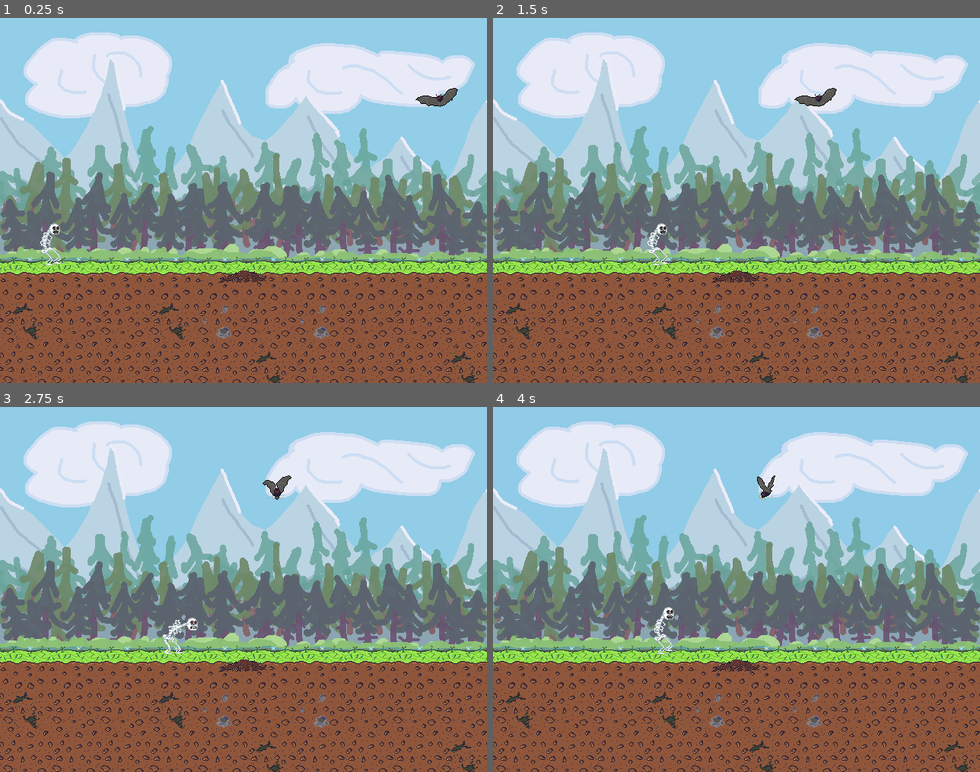
Above: before the commit, frames 1-4 (two rows, left to right).
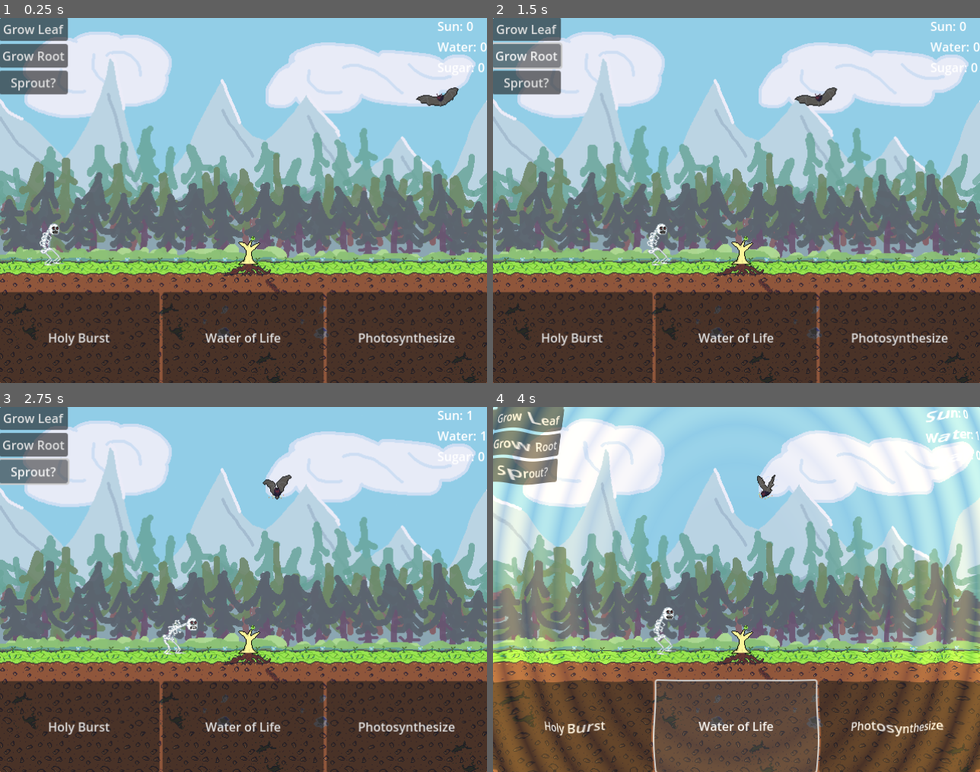
Above: after the commit, the same moments.

Repository: Naneekr/Global-Game-Jam-Vancouver-2023
Game: Godot game, scene res://Scenes/World.tscn
Two runs of this game, one before a commit and one after it. Both use one fixed random seed, a clock stepped at 60 frames per second and the inputs below. The project has no main scene, so this scene is started directly.
Inputs (mouse positions are in pixels of both pictures, inside the frame that each line leads up to):
- Up to frame 1 (0.25 s): no input
- Up to frame 2 (1.5 s): click (527, 28) at 0.5 s, where only the run after the commit has a clickable "Grow Leaf"; click (527, 58) at 1.25 s, where only the run after the commit has a clickable "Grow Root"
- Up to frame 3 (2.75 s): click (34, 472) at 2 s, where only the run after the commit has a clickable "Sprout?"
- Up to frame 4 (4 s): click (570, 728) at 2.75 s, where only the run after the commit has a clickable "Holy Burst"; click (736, 728) at 3.5 s, where only the run after the commit has a clickable "Water of Life"

The runs differ from the first frame. In frame 1, 31% of the frame differs, in the area x 0-100%, y 0-100%; in frame 2, 31%; in frame 3, 31%; in frame 4, 43%.

Commit message:
Fixed ui/tree layout. Instantiated player controller in world

Diff:
--- a/GGJV23_Roots/Scenes/PlayerController.tscn
+++ b/GGJV23_Roots/Scenes/PlayerController.tscn
@@ -19,6 +19,7 @@
 script = ExtResource("1_i36np")
 
 [node name="Tree" type="Node2D" parent="."]
+position = Vector2(-213, -102)
 
 [node name="Size_1" type="Node2D" parent="Tree"]
 position = Vector2(540, 410)
@@ -236,10 +237,13 @@
 text = "Photosynthesize"
 
 [node name="Panel" parent="MainControl" instance=ExtResource("2_37rld")]
-visible = false
 material = SubResource("ShaderMaterial_vbukx")
-offset_right = 1152.0
-offset_bottom = 648.0
+layout_mode = 1
+anchors_preset = 15
+anchor_right = 1.0
+anchor_bottom = 1.0
+grow_horizontal = 2
+grow_vertical = 2
 mouse_filter = 2
 
 [connection signal="holy_burst" from="." to="MainControl/Panel" method="_on_holy_burst"]
--- a/GGJV23_Roots/Scenes/World.tscn
+++ b/GGJV23_Roots/Scenes/World.tscn
@@ -4,8 +4,8 @@
 [ext_resource type="Texture2D" uid="uid://w7t5pfbyippi" path="res://Sprites/Roots_Game_BkGrnd.png" id="2_mcx06"]
 [ext_resource type="Script" path="res://Scripts/Sprite2DDay_Night.gd" id="3_pgt0g"]
 [ext_resource type="Texture2D" uid="uid://bv6nw2msj5ndf" path="res://Sprites/Roots_Game_Ground.png" id="4_ovmio"]
-[ext_resource type="Texture2D" uid="uid://g5b1h0m5o2s7" path="res://Sprites/Roots_Game_Root_Levels.png" id="5_aqygy"]
 [ext_resource type="PackedScene" uid="uid://bhovwp87jb32j" path="res://Scenes/skele.tscn" id="6_nbk0h"]
+[ext_resource type="PackedScene" uid="uid://biqtt0tcww12c" path="res://Scenes/PlayerController.tscn" id="7_5ylju"]
 [ext_resource type="PackedScene" uid="uid://cm4xbw1lsg15q" path="res://Scenes/bat.tscn" id="7_uycwe"]
 
 [sub_resource type="TileSetAtlasSource" id="TileSetAtlasSource_txpyy"]
@@ -68,15 +68,12 @@
 format = 2
 layer_0/tile_data = PackedInt32Array(327680, 65536, 0, 327682, 65536, 0, 327681, 65536, 0, 327683, 65536, 0, 327684, 65 …(453 unchanged characters)…
 
-[node name="Sprite2D" type="Sprite2D" parent="."]
-position = Vector2(320, 392)
-texture = ExtResource("5_aqygy")
-hframes = 4
-
 [node name="Skele" parent="." instance=ExtResource("6_nbk0h")]
 position = Vector2(42, 293)
 
 [node name="Bat" parent="." instance=ExtResource("7_uycwe")]
 position = Vector2(608, 106)
 
+[node name="PlayerController" parent="." instance=ExtResource("7_5ylju")]
+
 [connection signal="frame_changed" from="Day_Background" to="Day_Background" method="_on_frame_changed"]
Not shown: 1 places in GGJV23_Roots/Scenes/PlayerController.tscn that only renumber resources
